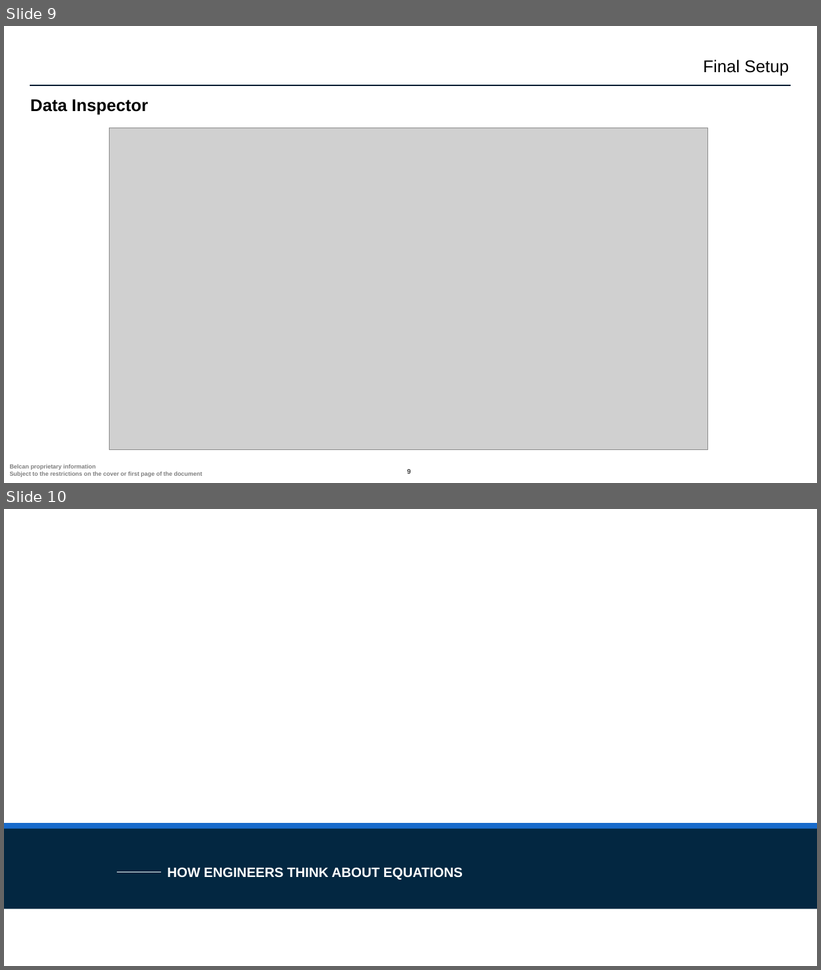
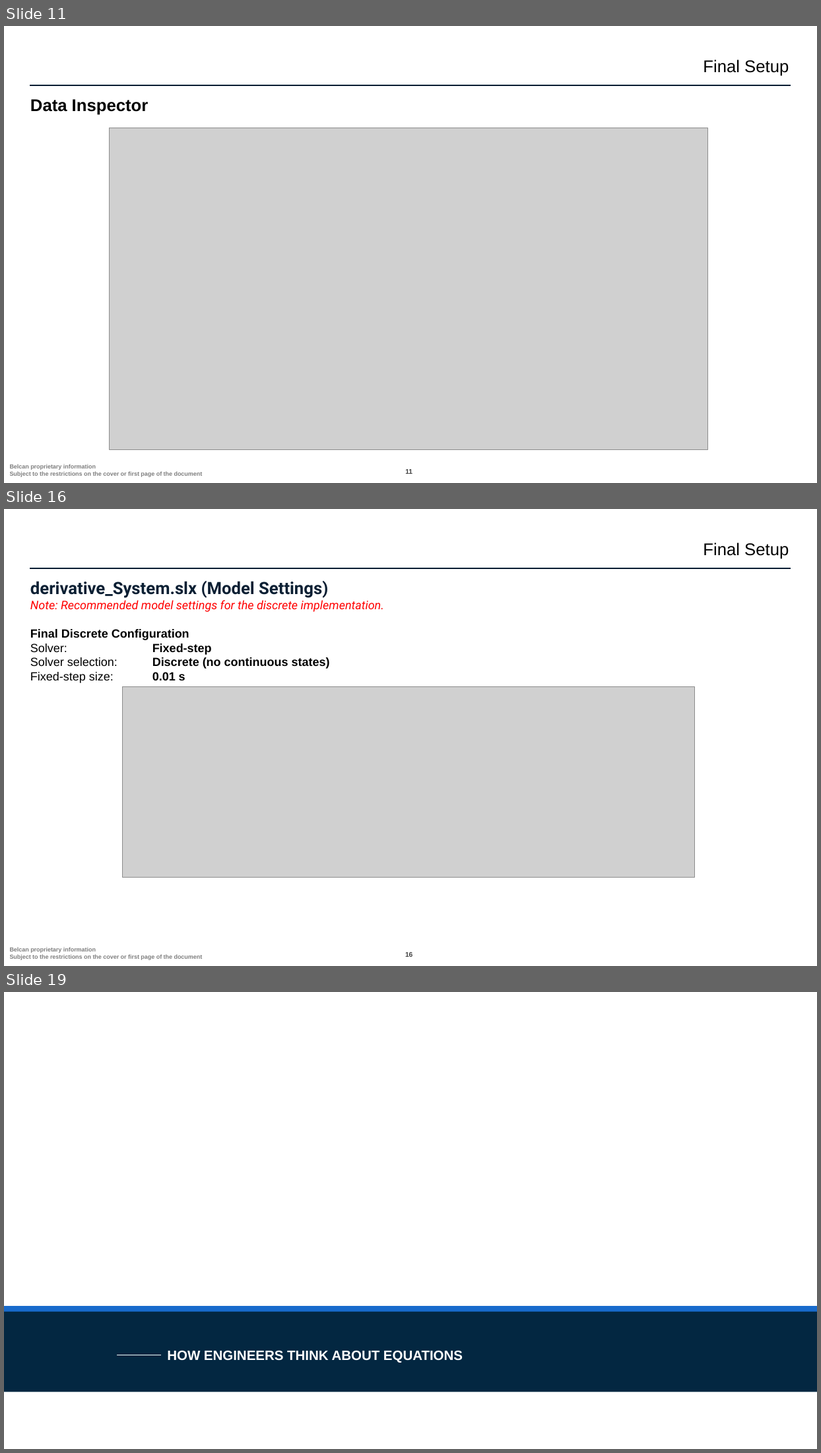
Before and after one commit to ntylerbelcan/aviation-controls-simulink-training-Belcan, a slide deck: ch02/Chapter 2 02_derivative_System.pptx. Shown one above the other, each under a label of ours: slides 9 and 10 before the commit, slides 11, 16 and 19 after it; the slides between them are not shown. The pictures are 821x970 and 821x1453 pixels, drawn with LibreOffice and Linux fonts; fonts in the diff are those of the drawing; grey boxes stand for pictures; background and template pictures are left out. Boxes give left, top, right and bottom in pixels: in the first picture for what was removed or moved away, otherwise in the second. Text is boxed around its words. In the diff, an @@ line names an element or a change of style, - is before the commit and + after.

```diff
--- a/ch02/Chapter 2 02_derivative_System.pptx
+++ b/ch02/Chapter 2 02_derivative_System.pptx
@@ slide 16 added at (x1=4, y1=509, x2=817, y2=966), background #FFFFFF; not listed: 3 template elements that a slide beside it also shows @@
@@ text added at (x1=703, y1=543, x2=789, y2=559), 20 pt, text #000000 @@
+Final Setup
@@ title added at (x1=30, y1=581, x2=384, y2=683), 14 pt, text #000000, bold @@
+derivative_System.slx (Model Settings)
+Note: Recommended model settings for the discrete implementation.
+Final Discrete Configuration
+Solver: Fixed-step
+Solver selection: Discrete (no continuous states)
+Fixed-step size: 0.01 s
@@ picture added at (x1=123, y1=687, x2=695, y2=878) @@
@@ what was slide 9 is now slide 11 @@
@@ page number at (x1=405, y1=470, x2=413, y2=474): text changed @@
-9
+11
@@ what was slide 10 is now slide 19 @@
```
Also in this commit, not shown: 9 slides changed, 9 other slides added, 11 other files.
